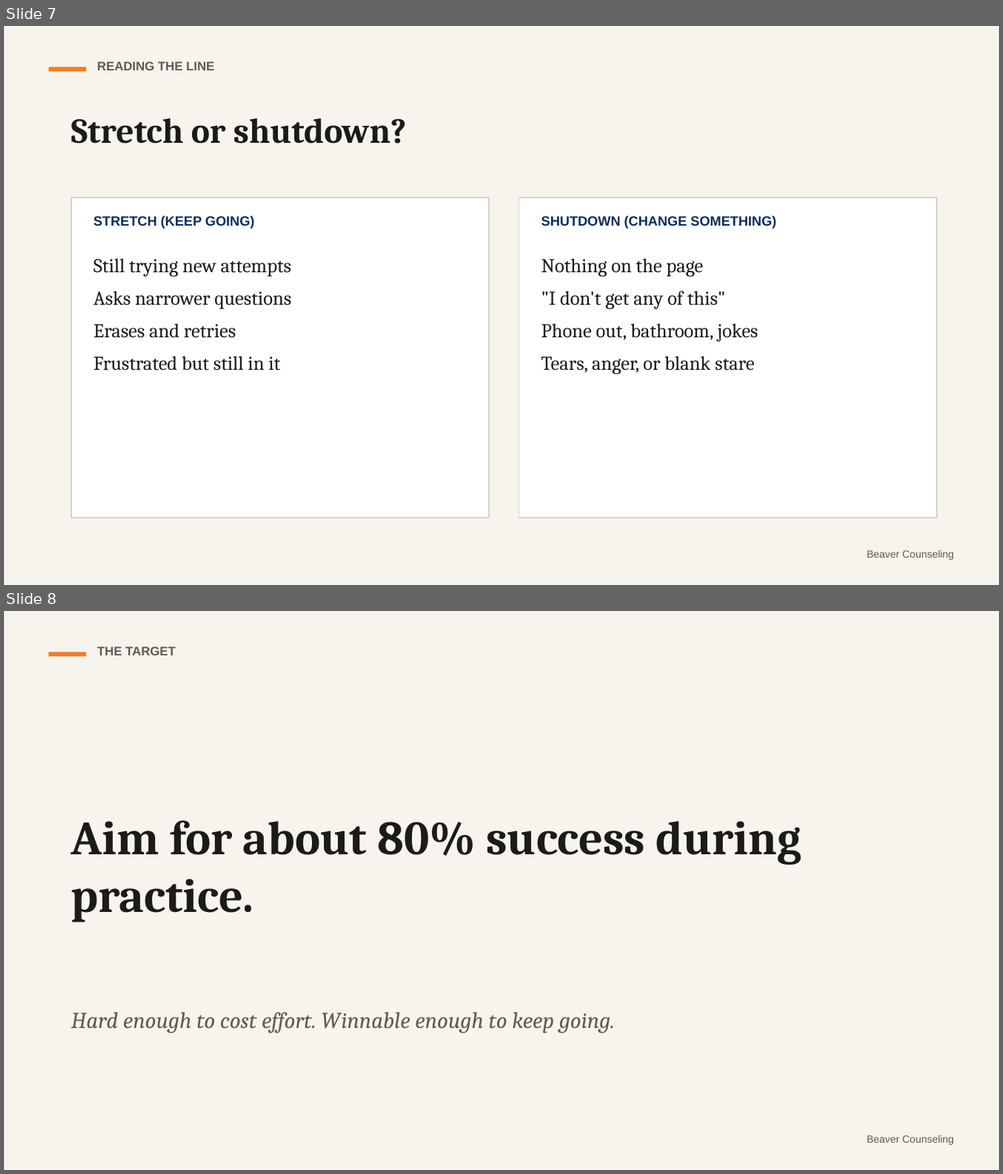
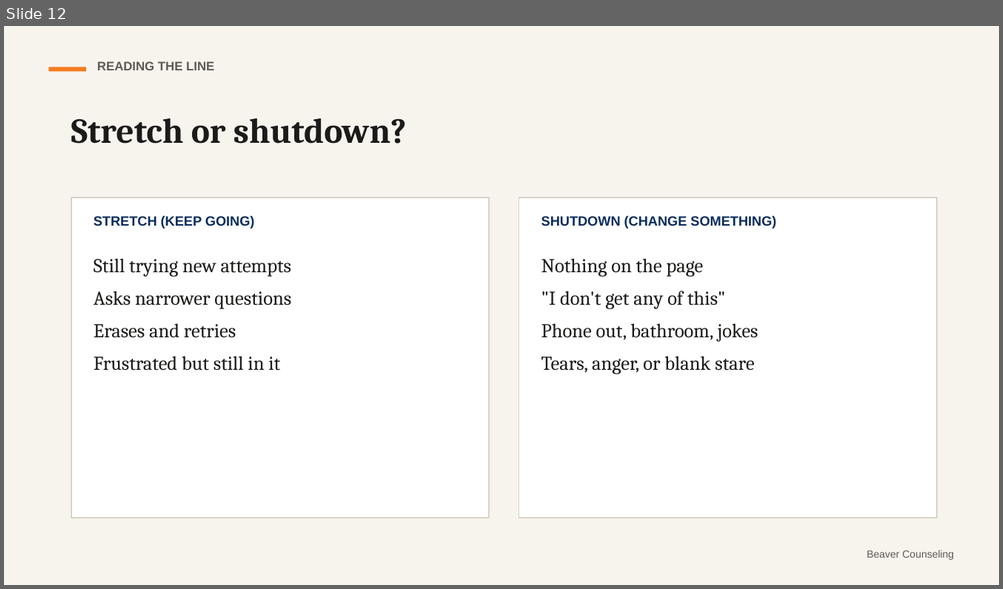
Before and after one commit to rmwtoolkit/bcds-toolkit, a slide deck: decks/stretch-not-strain-lesson-v2.pptx. Shown one above the other, each under a label of ours: slides 7 and 8 before the commit, slide 12 after it. The pictures are 1003x1174 and 1003x589 pixels, drawn with LibreOffice and Linux fonts; fonts in the diff are those of the drawing. Boxes give left, top, right and bottom in pixels: in the first picture for what was removed or moved away, otherwise in the second. Text is boxed around its words. In the diff, an @@ line names an element or a change of style, - is before the commit and + after.

```diff
--- a/decks/stretch-not-strain-lesson-v2.pptx
+++ b/decks/stretch-not-strain-lesson-v2.pptx
@@ slide 8 removed at [4, 611, 999, 1170], background #F7F4EE @@
@@ rectangle removed at [48, 652, 86, 657] @@
@@ text removed at [97, 647, 176, 655] @@
-THE TARGET
@@ text removed at [71, 820, 801, 923] @@
-Aim for about 80% success during practice.
@@ text removed at [71, 1012, 614, 1034] @@
-Hard enough to cost effort. Winnable enough to keep going.
@@ text removed at [866, 1136, 953, 1145] @@
-Beaver Counseling
@@ what was slide 7 is now slide 12 @@
```
Also in this commit, not shown: 9 slides changed, 8 slides added, 1 other slide removed, 20 other files.
